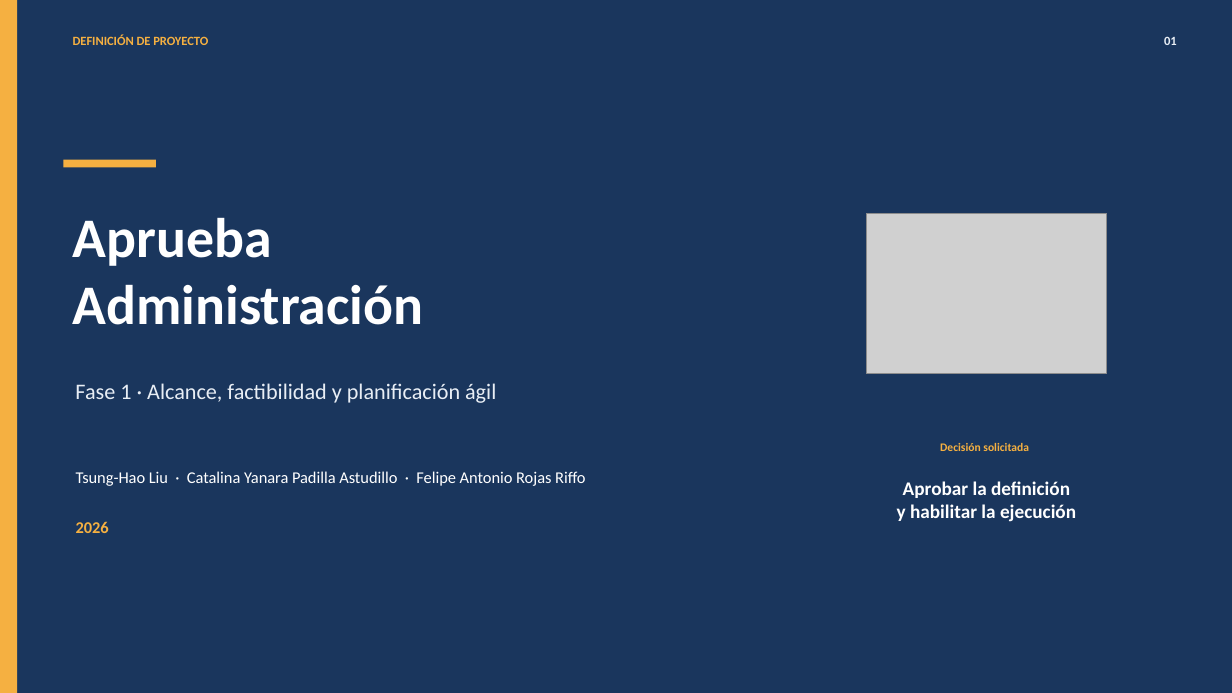
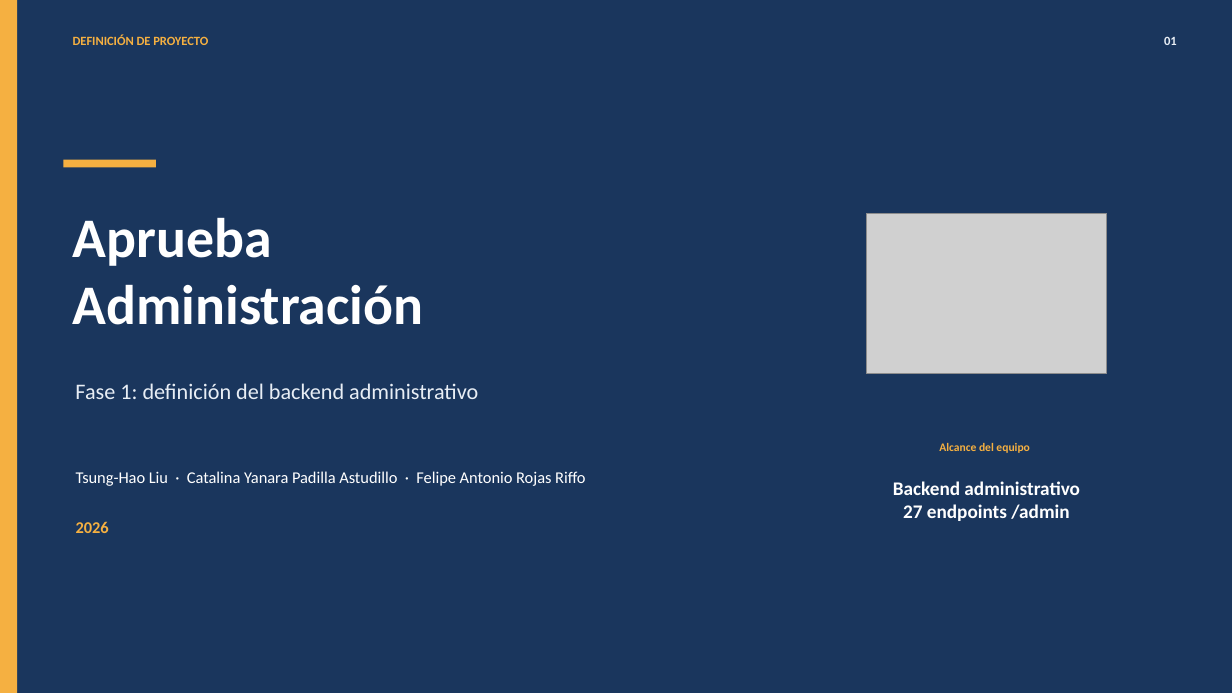
Before and after one commit to tsddds/Capstone_Aprueba-Administracion_Grupo8, a slide deck: slide 1 of Fase1/Evidencias_grupales/02_Presentacion_Proyecto_Fase1_Aprueba_Administracion.pptx. Drawn at 1232x693 pixels with LibreOffice and Linux fonts; fonts in the diff are those of the drawing; grey boxes stand for pictures. Boxes give left, top, right and bottom in pixels: in the first picture for what was removed or moved away, otherwise in the second. Text is boxed around its words. In the diff, an @@ line names an element or a change of style, - is before the commit and + after.

Commit message:
Actualiza evidencias grupales Fase 1 solo backend y README

```diff
--- a/Fase1/Evidencias_grupales/02_Presentacion_Proyecto_Fase1_Aprueba_Administracion.pptx
+++ b/Fase1/Evidencias_grupales/02_Presentacion_Proyecto_Fase1_Aprueba_Administracion.pptx
@@ text at (75,383,478,399): text changed @@
-Fase 1 · Alcance, factibilidad y planificación ágil
+Fase 1: definición del backend administrativo
@@ text at (939,443,1029,453): text changed @@
-Decisión solicitada
+Alcance del equipo
@@ text at (893,481,1080,521): text changed @@
-Aprobar la definición
-y habilitar la ejecución
+Backend administrativo
+27 endpoints /admin
```
Also in this commit, not shown: 9 other slides changed, 1 slide added, 1 slide removed, 33 other files.
